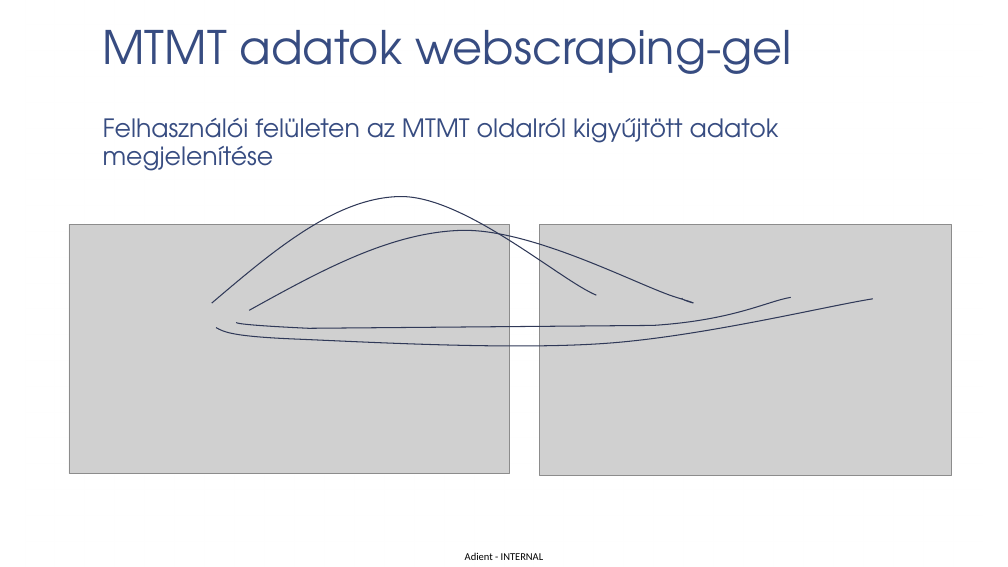
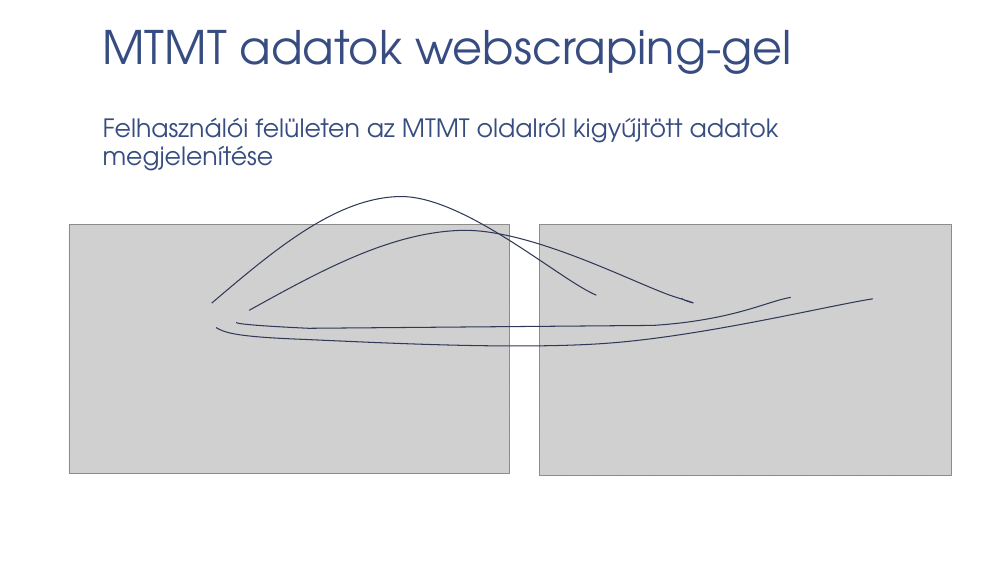
Before and after one commit to patmik2012/PubSync, a slide deck: slide 7 of Publikációs listák szinkronizálása.pptx. Drawn at 1008x567 pixels with LibreOffice and Linux fonts; fonts in the diff are those of the drawing; grey boxes stand for pictures; background and template pictures are left out. Boxes give left, top, right and bottom in pixels: in the first picture for what was removed or moved away, otherwise in the second. Text is boxed around its words. In the diff, an @@ line names an element or a change of style, - is before the commit and + after.

```diff
--- a/Publikációs listák szinkronizálása.pptx
+++ b/Publikációs listák szinkronizálása.pptx
@@ text removed at [465, 553, 543, 560] @@
-Adient - INTERNAL
```
Also in this commit, not shown: 4 other slides changed.
